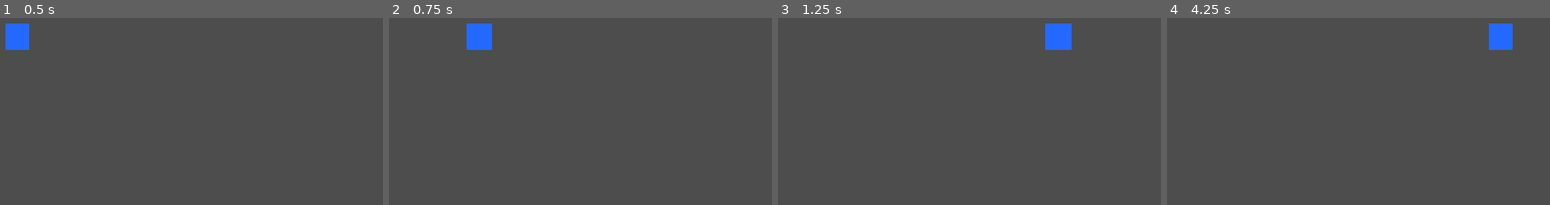
Above: before the commit, frames 1-4 (left to right).
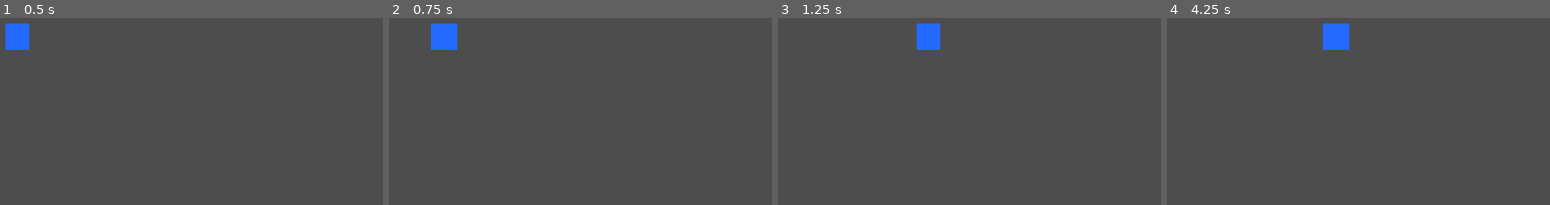
Above: after the commit, the same moments.

Repository: codez951/emerald-pancake
Game: Godot game, scene res://scenes/blue_square.tscn
Two runs of this game, one before a commit and one after it. Both use one fixed random seed, a clock stepped at 60 frames per second and the inputs below. The project has no main scene, so this scene is started directly.
Inputs:
- Up to frame 1 (0.5 s): no input
- Up to frame 2 (0.75 s): tap Enter at 0.5 s; hold D (character_right) from 0.53 s (still down)
- Up to frame 3 (1.25 s): keep holding D (character_right)
- Up to frame 4 (4.25 s): release D (character_right) at 1.28 s; hold S (character_down) 1.28-2.03 s; hold D (character_right) 2.03-2.78 s; hold W (character_up) 2.78-3.53 s; hold A (character_left) from 3.53 s (still down)

Frame 1 is identical in both runs. In frame 2, 1.9% of the frame differs, in the area x 10-27%, y 2-18%; in frame 3, 1.9%; in frame 4, 1.9%.

Commit message:
Add Collision Shape to Blue Square

Diff:
--- a/scenes/blue_square.tscn
+++ b/scenes/blue_square.tscn
@@ -2,6 +2,9 @@
 
 [ext_resource type="Texture2D" uid="uid://cyvrj57sg3wcy" path="res://assets/textures/blue_square.png" id="1_0sial"]
 [ext_resource type="Script" uid="uid://0rcanudnbcr6" path="res://scripts/blue_square.gd" id="1_vtdtj"]
+
+[sub_resource type="RectangleShape2D" id="RectangleShape2D_vtdtj"]
+size = Vector2(66, 70)
 
 [node name="BlueSquare" type="CharacterBody2D" unique_id=2113902209]
 position = Vector2(957, 758)
@@ -12,3 +15,7 @@
 scale = Vector2(0.25142047, 0.26812977)
 texture = ExtResource("1_0sial")
 metadata/_edit_group_ = true
+
+[node name="CollisionShape2D" type="CollisionShape2D" parent="." unique_id=1461171020]
+position = Vector2(0, 1)
+shape = SubResource("RectangleShape2D_vtdtj")
--- a/scripts/blue_square.gd
+++ b/scripts/blue_square.gd
@@ -6,7 +6,7 @@
 
 
 func _physics_process(delta: float) -> void:
-	direction = direction.normalized()
+	direction = Vector2.ZERO
 
 	if Input.is_action_pressed("character_up"):
 		direction += Vector2(0, -1)
@@ -17,5 +17,7 @@
 	if Input.is_action_pressed("character_left"):
 		direction += Vector2(-1, 0)
 
+
+	direction = direction.normalized()
 	velocity = speed * direction
 	move_and_slide()
